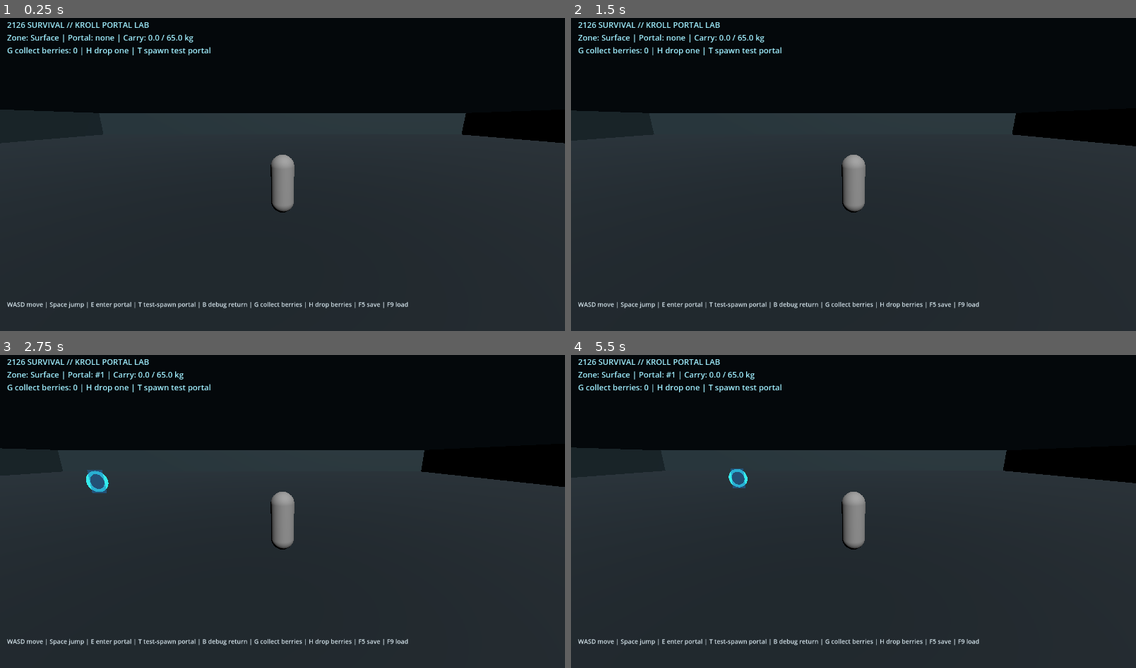
Above: before the commit, frames 1-4 (two rows, left to right).
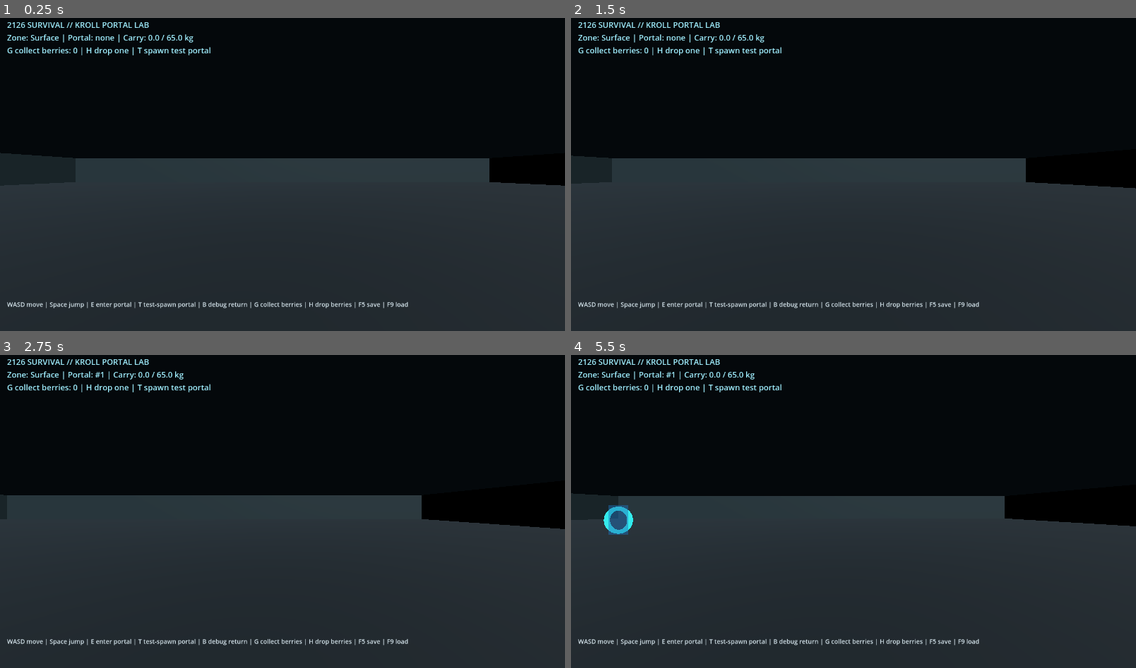
Above: after the commit, the same moments.

Repository: qaqp980520-prog/2126-Survival
Game: Godot game, scene res://prototypes/BackroomsPortalPlayground.tscn
The game is run twice, just before and just after one commit, with the same random seed, the same clock (stepped at 60 frames per second) and the same inputs.
Inputs (mouse positions are in pixels of both pictures, inside the frame that each line leads up to):
- Up to frame 1 (0.25 s): no input
- Up to frame 2 (1.5 s): tap Enter at 0.5 s; move the mouse to (977, 155) at 0.52 s; hold D 0.53-1.25 s; hold Shift 0.53-1.25 s; click (977, 155) at 0.67 s; tap Space at 0.77 s; tap R at 0.8 s; drag from (740, 187) to (825, 237) at 1.27 s
- Up to frame 3 (2.75 s): tap Space at 2 s; move the mouse to (339, 439) at 2.02 s; hold D from 2.03 s (still down); hold Shift from 2.03 s (still down); tap E at 2.1 s; click (339, 439) at 2.17 s
- Up to frame 4 (5.5 s): release D at 2.75 s; release Shift at 2.75 s; drag from (825, 574) to (684, 461) at 2.77 s; tap Enter at 3.5 s; move the mouse to (1023, 558) at 3.52 s; hold A 3.53-4.25 s; hold R 3.53-4.25 s; click (1023, 558) at 3.67 s; tap Space at 3.77, 5 s; tap E at 3.8 s; tap Escape at 4.15 s; drag from (684, 461) to (768, 430) at 4.27 s; move the mouse to (881, 508) at 5.02 s; hold S from 5.03 s (still down); hold R from 5.03 s (still down); tap 2 at 5.1 s; click (881, 508) at 5.17 s

The runs differ from the first frame. In frame 1, 15% of the frame differs, in the area x 0-100%, y 29-63%; in frame 2, 15%; in frame 3, 15%; in frame 4, 16%.

Commit message:
Fix first-person camera and right-mouse look controls

Diff:
--- a/prototypes/BackroomsPlayerController.gd
+++ b/prototypes/BackroomsPlayerController.gd
@@ -1,26 +1,53 @@
 extends CharacterBody3D
 
 @export var move_speed: float = 5.5
+@export var sprint_speed: float = 8.0
 @export var jump_velocity: float = 4.0
 @export var gravity_strength: float = 18.0
+@export var mouse_sensitivity: float = 0.0025
+@export var pitch_limit_degrees: float = 82.0
+
+@onready var camera: Camera3D = $Camera3D
+var _look_active: bool = false
+var _pitch: float = 0.0
 
 func _ready() -> void:
     add_to_group("player")
+    camera.position = Vector3(0.0, 1.62, 0.0)
+    camera.rotation = Vector3.ZERO
+    camera.current = true
+    # Right mouse button is deliberately used for hold-to-look.
+    Input.mouse_mode = Input.MOUSE_MODE_VISIBLE
+
+func _unhandled_input(event: InputEvent) -> void:
+    if event is InputEventMouseButton and event.button_index == MOUSE_BUTTON_RIGHT:
+        _look_active = event.pressed
+        Input.mouse_mode = Input.MOUSE_MODE_CAPTURED if _look_active else Input.MOUSE_MODE_VISIBLE
+        get_viewport().set_input_as_handled()
+    elif event is InputEventMouseMotion and _look_active:
+        rotate_y(-event.relative.x * mouse_sensitivity)
+        _pitch = clampf(_pitch - event.relative.y * mouse_sensitivity,
+            deg_to_rad(-pitch_limit_degrees), deg_to_rad(pitch_limit_degrees))
+        camera.rotation.x = _pitch
+        get_viewport().set_input_as_handled()
+    elif event is InputEventKey and event.pressed and event.keycode == KEY_ESCAPE:
+        _look_active = false
+        Input.mouse_mode = Input.MOUSE_MODE_VISIBLE
 
 func _physics_process(delta: float) -> void:
-    var move := Vector2.ZERO
-    if Input.is_key_pressed(KEY_A) or Input.is_key_pressed(KEY_LEFT):
-        move.x -= 1.0
-    if Input.is_key_pressed(KEY_D) or Input.is_key_pressed(KEY_RIGHT):
-        move.x += 1.0
-    if Input.is_key_pressed(KEY_W) or Input.is_key_pressed(KEY_UP):
-        move.y -= 1.0
-    if Input.is_key_pressed(KEY_S) or Input.is_key_pressed(KEY_DOWN):
-        move.y += 1.0
-    if move.length_squared() > 1.0:
-        move = move.normalized()
-    velocity.x = move.x * move_speed
-    velocity.z = move.y * move_speed
+    var input_dir := Input.get_vector("move_left", "move_right", "move_forward", "move_back")
+    if input_dir == Vector2.ZERO:
+        input_dir = Vector2(
+            float(Input.is_key_pressed(KEY_D) or Input.is_key_pressed(KEY_RIGHT)) - float(Input.is_key_pressed(KEY_A) or Input.is_key_pressed(KEY_LEFT)),
+            float(Input.is_key_pressed(KEY_S) or Input.is_key_pressed(KEY_DOWN)) - float(Input.is_key_pressed(KEY_W) or Input.is_key_pressed(KEY_UP))
+        )
+    if input_dir.length_squared() > 1.0:
+        input_dir = input_dir.normalized()
+    var basis := global_transform.basis
+    var direction := (basis * Vector3(input_dir.x, 0.0, input_dir.y)).normalized()
+    var speed := sprint_speed if Input.is_key_pressed(KEY_SHIFT) else move_speed
+    velocity.x = direction.x * speed
+    velocity.z = direction.z * speed
     if not is_on_floor():
         velocity.y -= gravity_strength * delta
     elif Input.is_key_pressed(KEY_SPACE):
